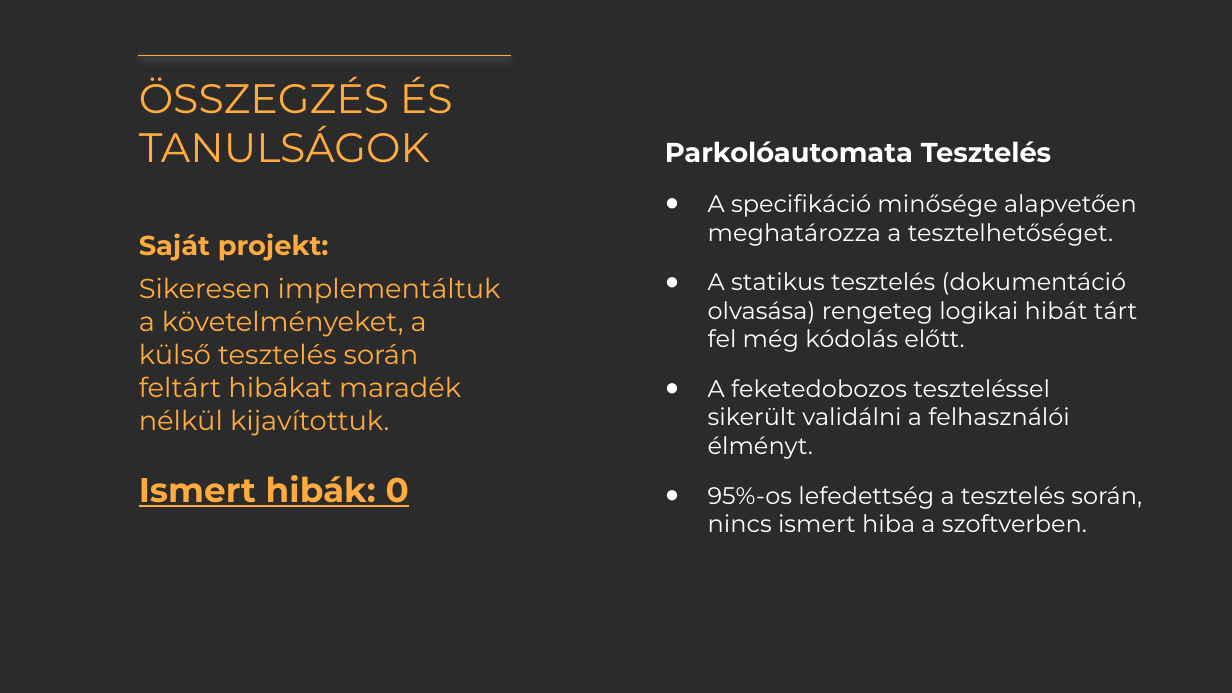
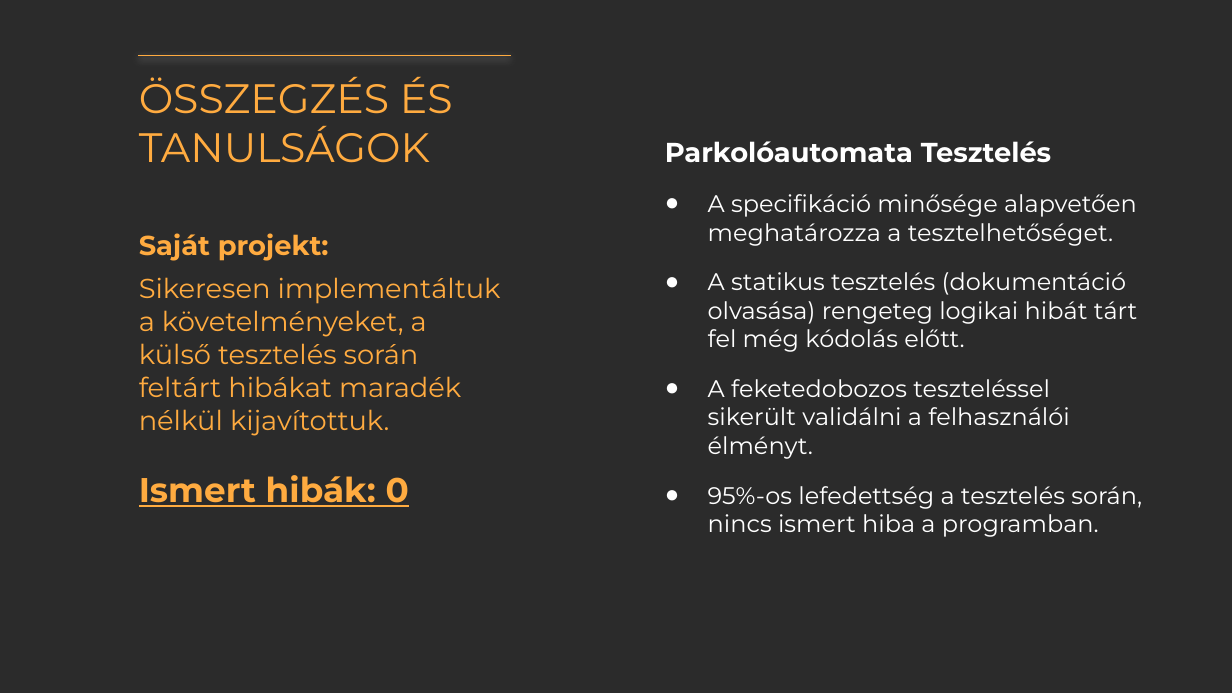
Before and after one commit to KLeviii/Library-Loan-System, a slide deck: slide 13 of docs/Csapat_2.pptx. Drawn at 1232x693 pixels with LibreOffice and Linux fonts; fonts in the diff are those of the drawing; background and template pictures are left out; a plain dark background stands for a picture behind light text. Boxes give left, top, right and bottom in pixels: in the first picture for what was removed or moved away, otherwise in the second. Text is boxed around its words. In the diff, an @@ line names an element or a change of style, - is before the commit and + after.

```diff
--- a/docs/Csapat_2.pptx
+++ b/docs/Csapat_2.pptx
@@ text at bbox=[708, 486, 1142, 537]: text changed @@
-● 95%-os lefedettség a tesztelés során, nincs ismert hiba a szoftverben.
+● 95%-os lefedettség a tesztelés során, nincs ismert hiba a programban.
```
Also in this commit, not shown: 5 other slides changed.
